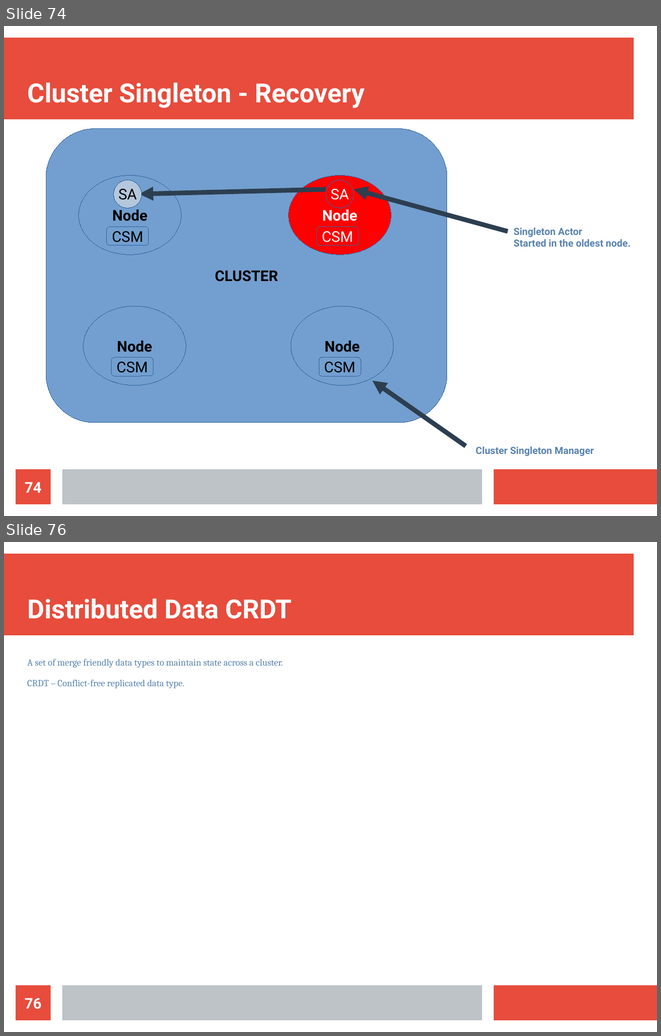
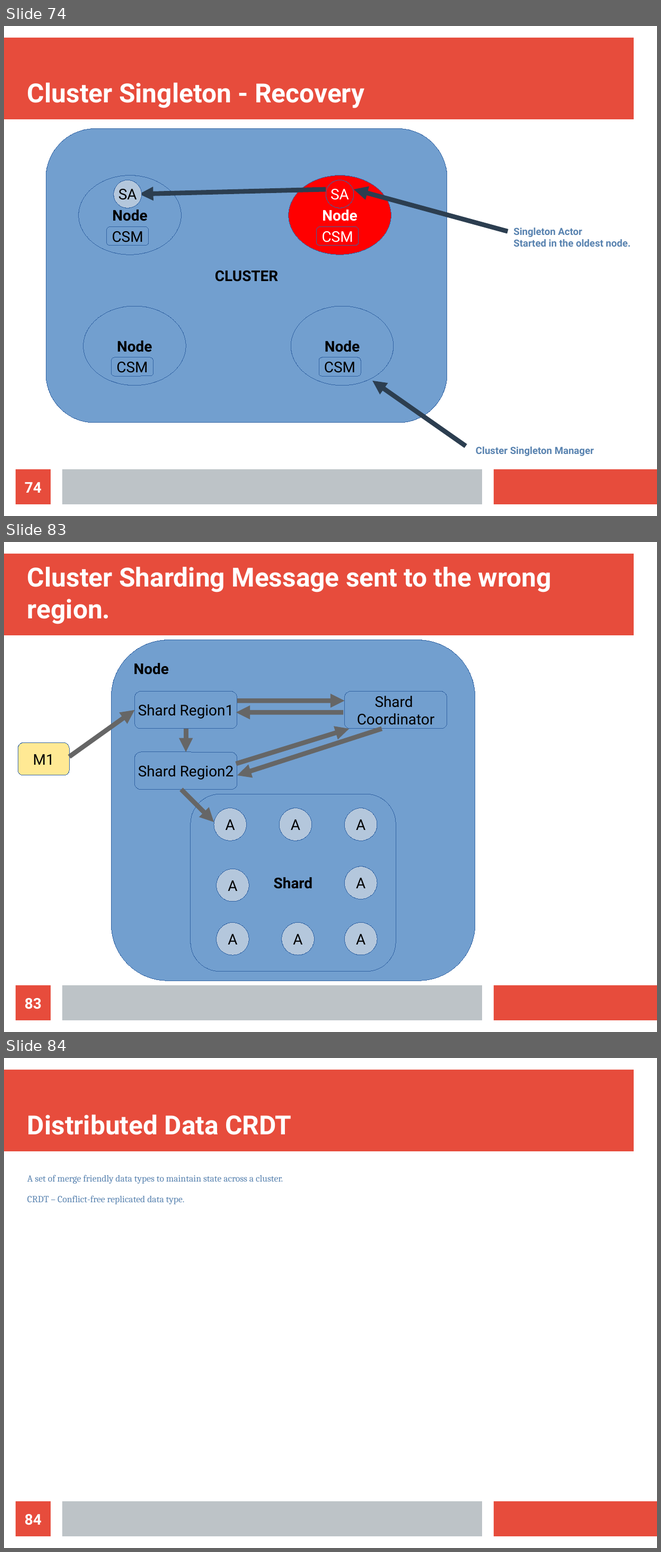
Before and after one commit to bytemania/akka-java-cluster, a slide deck: src/main/resources/res/presentation.odp. Shown one above the other, each under a label of ours: slides 74 and 76 before the commit, slides 74, 83 and 84 after it; the slides between them are not shown. The pictures are 661x1036 and 661x1552 pixels, drawn with LibreOffice and Linux fonts; fonts in the diff are those of the drawing. Boxes give left, top, right and bottom in pixels: in the first picture for what was removed or moved away, otherwise in the second. Text is boxed around its words. In the diff, an @@ line names an element or a change of style, - is before the commit and + after.

Commit message:
sharding

```diff
--- a/src/main/resources/res/presentation.odp
+++ b/src/main/resources/res/presentation.odp
@@ slide 83 added at [4,542,657,1032], background #FFFFFF; not listed: 3 template elements that a slide beside it also shows @@
@@ title added at [27,566,551,624], 32 pt, text #FFFFFF, bold @@
+Cluster Sharding Message sent to the wrong region.
@@ rounded rectangle added at [111,640,475,980], fill #729FCF, outline #3465A4 0 pt, 18 pt, text #000000, bold @@
+Node
@@ rounded rectangle added at [134,691,237,729], fill #729FCF, outline #3465A4 0 pt, 18 pt, text #000000 @@
+Shard Region1
@@ rounded rectangle added at [345,691,447,729], fill #729FCF, outline #3465A4 0 pt, 18 pt, text #000000 @@
+Shard
+Coordinator
@@ arrow added from (69, 757) to (134, 709), #666666 5.67 pt @@
@@ arrow added from (344, 712) to (236, 712), #666666 5.67 pt @@
@@ arrow added from (237, 701) to (345, 701), #666666 5.67 pt @@
@@ freeform shape added at [344,714,344,714], outline #666666 5.67 pt @@
@@ arrow added from (186, 729) to (186, 752), #666666 5.67 pt @@
@@ arrow added from (236, 764) to (350, 729), #666666 5.67 pt @@
@@ arrow added from (382, 729) to (237, 775), #666666 5.67 pt @@
@@ rounded rectangle added at [18,743,70,775], fill #FFE994, outline #3465A4 0 pt, 18 pt, text #000000 @@
+M1
@@ rounded rectangle added at [135,752,237,789], fill #729FCF, outline #3465A4 0 pt, 18 pt, text #000000 @@
+Shard Region2
@@ arrow added from (181, 789) to (214, 822), #666666 5.67 pt @@
@@ group added at [191,794,396,971]: 8 ellipses, 1 rounded rectangle @@
+Shard
+A
+A
+A
+A
+A
+A
+A
+A
@@ page number added at [16,985,51,1020], fill #E74C3C, 18 pt, text #FFFFFF, bold @@
+83
@@ what was slide 76 is now slide 84 @@
@@ page number at [25,1514,42,1525]: text changed @@
-76
+84
```
Also in this commit, not shown: 1 slide changed, 10 other slides added.
